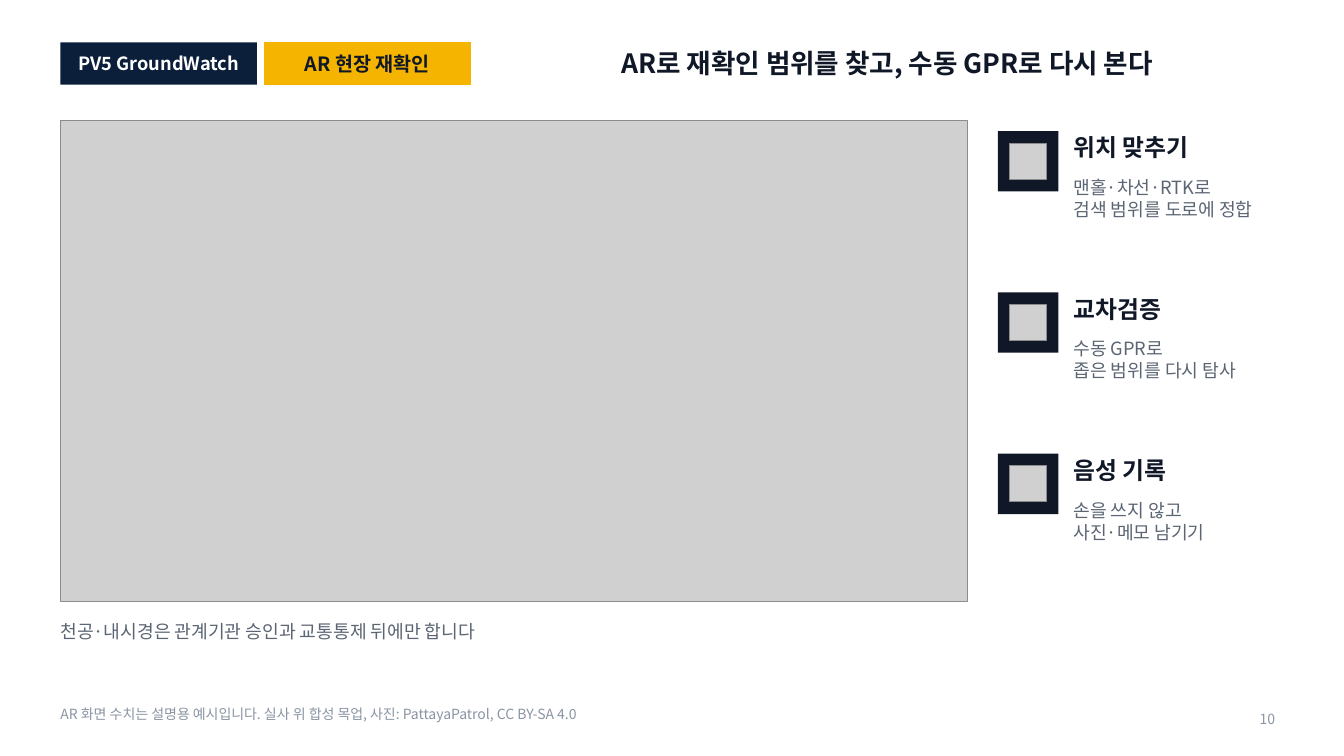
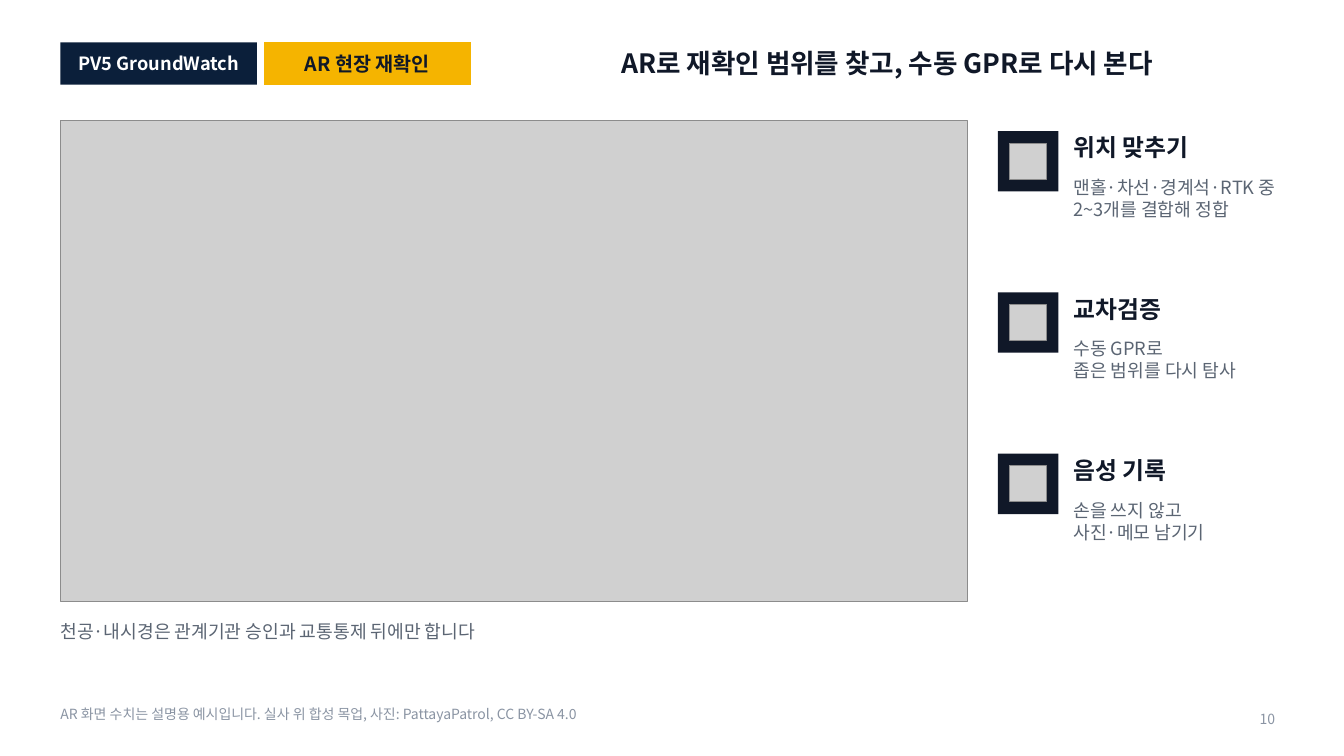
Before and after one commit to woojin-choe/pv5-hose-lab, a slide deck: slide 10 of ppt_all/PV5_GroundWatch_10_18.pptx. Drawn at 1344x756 pixels with LibreOffice and Linux fonts; fonts in the diff are those of the drawing; grey boxes stand for pictures. Boxes give left, top, right and bottom in pixels: in the first picture for what was removed or moved away, otherwise in the second. Text is boxed around its words. In the diff, an @@ line names an element or a change of style, - is before the commit and + after.

```diff
--- a/ppt_all/PV5_GroundWatch_10_18.pptx
+++ b/ppt_all/PV5_GroundWatch_10_18.pptx
@@ text at (1073, 178, 1276, 218): text changed @@
-맨홀·차선·RTK로
-검색 범위를 도로에 정합
+맨홀·차선·경계석·RTK 중
+2~3개를 결합해 정합
```
Also in this commit, not shown: 18 other slides changed, 1 slide removed, 27 other files.
